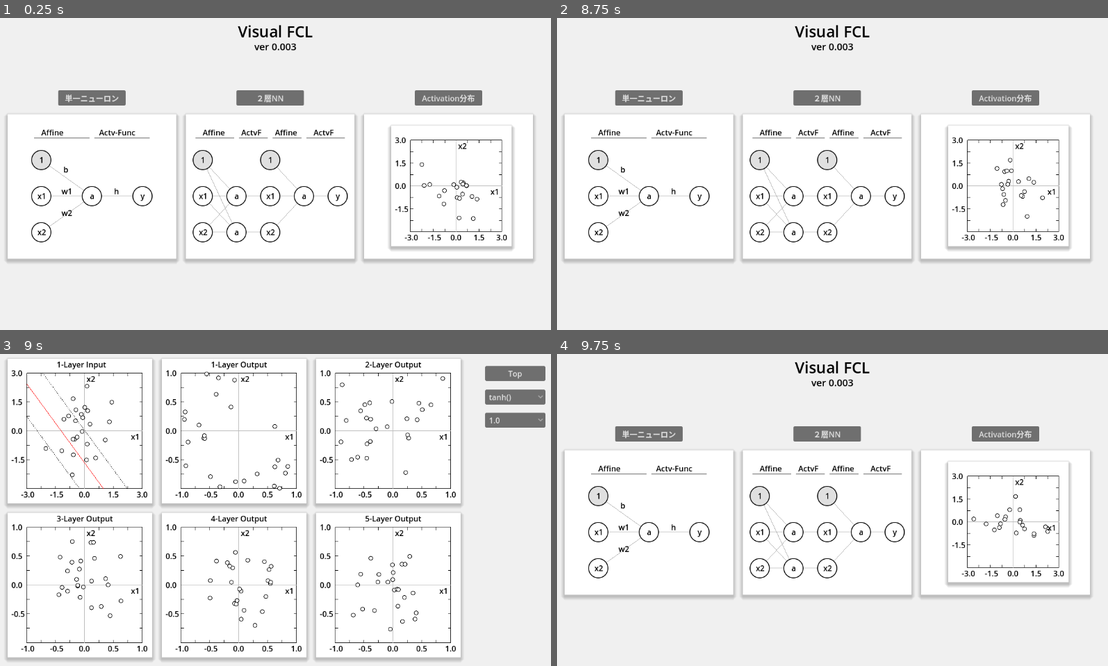
Above: before the commit, frames 1-4 (two rows, left to right).
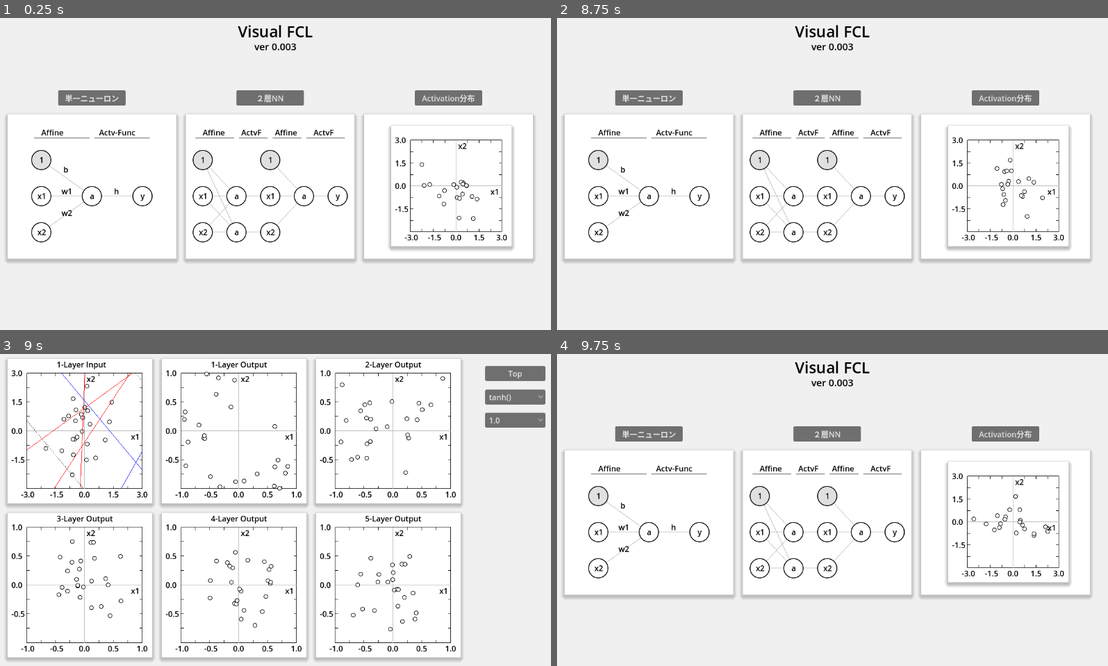
Above: after the commit, the same moments.

Repository: vivisuke/VisualFCL
Game: Godot game, scene res://top_scene.tscn
The game is run twice, just before and just after one commit, with the same random seed, the same clock (stepped at 60 frames per second) and the same inputs.
Inputs:
- Up to frame 1 (0.25 s): no input
- Up to frame 2 (8.75 s): click "単一ニューロン" at 0.5 s; click "Init" at 1.25 s; click "Train 1 Step" at 2 s; click "Train 100s" at 2.75 s; click "Train 500s" at 3.5 s; click "AND" at 4.25 s; click "Mini Batch" at 5 s; click "OR" at 5.75 s; click "Top" at 6.5 s; click "２層NN" at 7.25 s; click "Top" at 8 s
- Up to frame 3 (9 s): click "Activation分布" at 8.75 s
- Up to frame 4 (9.75 s): click "Top" at 9.5 s

Frames 1-2 are identical in both runs. In frame 3, 0.4% of the frame differs, in the area x 4-26%, y 6-44%; in frame 4, nothing differs.

Commit message:
0081 ◎ C 06/25 06/25 0.003│ToDo│Act分布シーン > 分離線：第１層の [b, w1, w2] を反映

Diff:
--- a/VisualFCL/scripts/activate_distri_scene.gd
+++ b/VisualFCL/scripts/activate_distri_scene.gd
@@ -117,9 +117,12 @@
 	vec_layer.resize(N_LAYER)
 	for i in range(N_LAYER):
 		vec_layer[i] = FCLayer.new(N_INPUT, N_NODE, AF_TANH, 0.1414)
-	#first_layer = FCLayer.new(N_INPUT, N_NODE, AF_TANH, 0.1)
-	#for i in range(N_NODE):
-	#	first_layer.push_back(FCN1Unit.new(N_INPUT, 0.1))
+	var vv_weight = []
+	first_layer = vec_layer[0]
+	for i in range(5):
+		var vw = first_layer.neuron_lst[i].vec_weight
+		vv_weight.push_back([vw[0], vw[1], vw[2]])
+	$GraphRect_1.vv_weight = vv_weight
 	init()
 	forward()
 	pass # Replace with function body.
Not shown, changed: VisualFCL.spr
